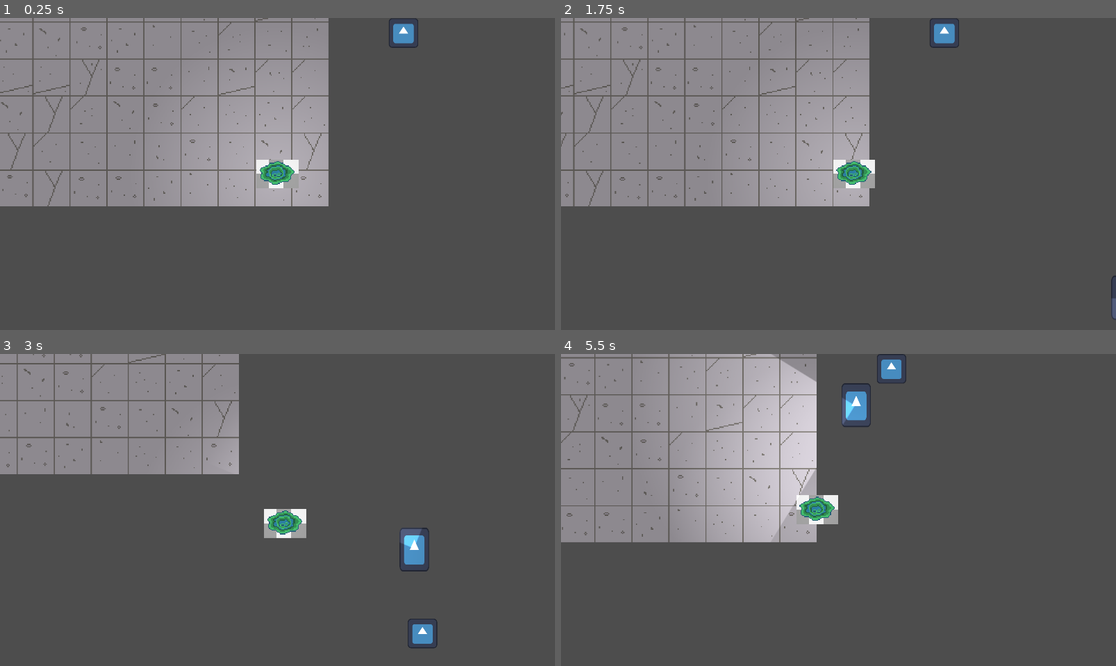
Above: before the commit, frames 1-4 (two rows, left to right).
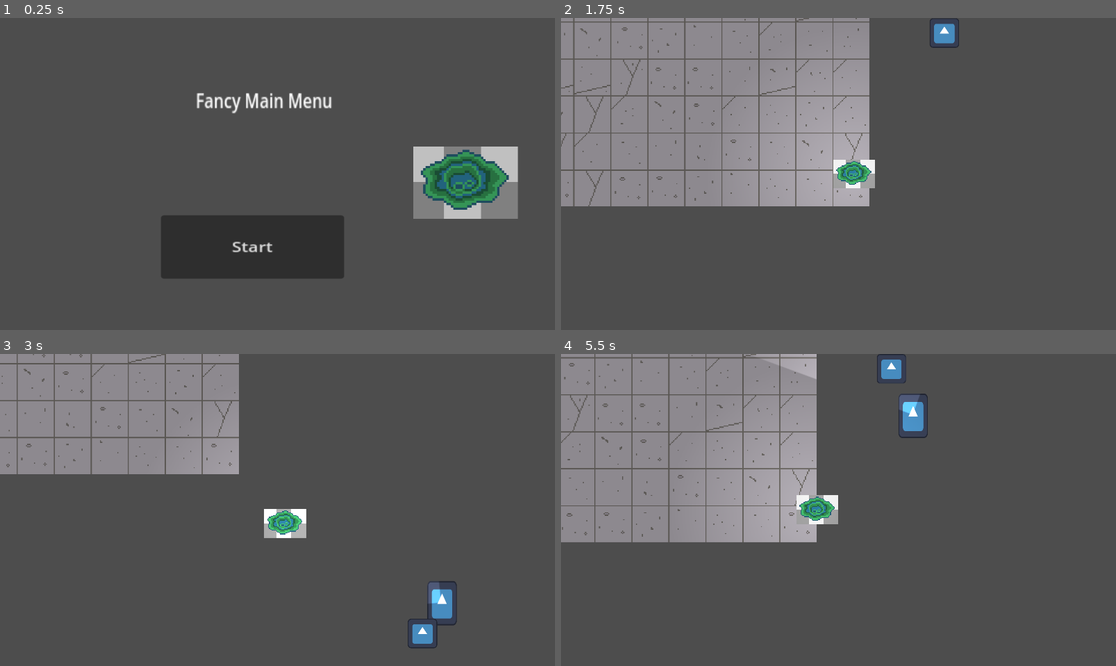
Above: after the commit, the same moments.

Repository: GeometricParrot/GMTK-2023-godot-horror
Game: Godot game, scene res://UI/m_ain_menu.tscn
Two runs of this game, one before a commit and one after it. Both use one fixed random seed, a clock stepped at 60 frames per second and the inputs below. Before the commit the project starts from res://World/world.tscn. The engine's default icon, where the game draws it, is replaced by a stand-in: a white triangle on a blue panel in a dark square.
Inputs (mouse positions are in pixels of both pictures, inside the frame that each line leads up to):
- Up to frame 1 (0.25 s): no input
- Up to frame 2 (1.75 s): click (816, 245) at 0.5 s, where only the run after the commit has a clickable "Start"; tap Enter at 1.25 s; hold D (right) from 1.28 s (still down)
- Up to frame 3 (3 s): release D (right) at 2.03 s; hold S (down) 2.03-2.78 s; hold D (right) from 2.78 s (still down)
- Up to frame 4 (5.5 s): release D (right) at 3.53 s; hold W (up) 3.53-4.28 s; hold A (left) from 4.28 s (still down)

The runs differ from the first frame. In frame 1, 45% of the frame differs, in the area x 0-94%, y 0-84%; in frame 2, less than 0.1%; in frame 3, 1.0%; in frame 4, 9.5%.

Commit message:
Add Main Menu

Diff:
--- /dev/null
+++ b/UI/m_ain_menu.gd
@@ -0,0 +1,15 @@
+extends Control
+
+
+# Called when the node enters the scene tree for the first time.
+func _ready():
+	pass # Replace with function body.
+
+
+# Called every frame. 'delta' is the elapsed time since the previous frame.
+func _process(_delta):
+	pass
+
+
+func _on_button_pressed():
+	get_tree().change_scene_to_file("res://World/world.tscn")
--- /dev/null
+++ b/UI/m_ain_menu.tscn
@@ -0,0 +1,37 @@
+[gd_scene load_steps=3 format=3 uid="uid://ciioomw56ag7k"]
+
+[ext_resource type="Script" path="res://UI/m_ain_menu.gd" id="1_nlh3j"]
+[ext_resource type="Texture2D" uid="uid://c4akavci7pn8" path="res://Player/Assets/slime.png" id="2_8qo65"]
+
+[node name="MAin Menu" type="Control"]
+layout_mode = 3
+anchors_preset = 15
+anchor_right = 1.0
+anchor_bottom = 1.0
+grow_horizontal = 2
+grow_vertical = 2
+script = ExtResource("1_nlh3j")
+
+[node name="Button" type="Button" parent="."]
+layout_mode = 0
+offset_left = 557.0
+offset_top = 683.0
+offset_right = 725.0
+offset_bottom = 757.0
+scale = Vector2(3.76947, 2.96233)
+text = "Start"
+
+[node name="Slime" type="Sprite2D" parent="."]
+position = Vector2(1611, 570)
+texture = ExtResource("2_8qo65")
+
+[node name="RichTextLabel" type="RichTextLabel" parent="."]
+layout_mode = 0
+offset_left = 677.0
+offset_top = 235.0
+offset_right = 918.0
+offset_bottom = 286.0
+scale = Vector2(3.48621, 4.28236)
+text = "Fancy Main Menu"
+
+[connection signal="pressed" from="Button" to="." method="_on_button_pressed"]
--- a/project.godot
+++ b/project.godot
@@ -11,7 +11,7 @@
 [application]
 
 config/name="GMTK 2023"
-run/main_scene="res://World/world.tscn"
+run/main_scene="res://UI/m_ain_menu.tscn"
 config/features=PackedStringArray("4.1", "GL Compatibility")
 config/icon="res://icon.svg"
 
